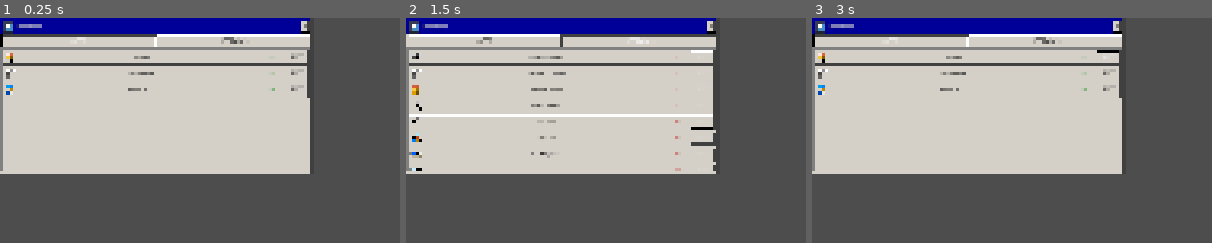
Above: before the commit, frames 1-3 (left to right).
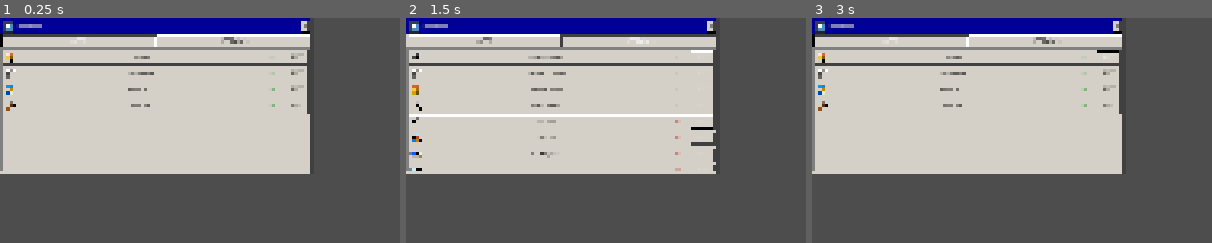
Above: after the commit, the same moments.

Repository: MatMaku/Window-Defender
Game: Godot game, scene res://Apps/Shop/ShopWindow.tscn
Same seed, same stepped clock (60 frames per second), same inputs: the game is played once before the commit and once after it. This scene is started directly instead of the project's main scene. The engine's default icon, where the game draws it, is replaced by a stand-in: a white triangle on a blue panel in a dark square.
Inputs:
- Up to frame 1 (0.25 s): no input
- Up to frame 2 (1.5 s): click "APPS" at 0.5 s; click "UPGRADES" at 1.25 s
- Up to frame 3 (3 s): click "APPS" at 2 s; click "BUY" at 2.75 s
The pictures show only the part of the screen within x 0-50%, y 0-50%; the shares and areas given below are measured in that part.

The runs differ from the first frame. In frame 1, 0.2% of the frame differs, in the area x 1-78%, y 35-43%; in frame 2, nothing differs; in frame 3, 0.2%.

Commit message:
Aplicación de reparar
Agregue aplicación para reparar o recuperar vida, del system

Diff:
--- /dev/null
+++ b/Apps/Repair/RepairProgram.tres
@@ -0,0 +1,15 @@
+[gd_resource type="Resource" script_class="ProgramData" format=3 uid="uid://cuduk7dmsm0p0"]
+
+[ext_resource type="Script" uid="uid://cwpxv30ekbea1" path="res://Data/Programs/ProgramData.gd" id="1_5xywu"]
+[ext_resource type="Texture2D" uid="uid://8qybrvb2uumv" path="res://Sprites/Icons/Repair Icon.png" id="1_tliij"]
+[ext_resource type="PackedScene" uid="uid://dwybj4306bdud" path="res://Apps/Repair/RepairWindow.tscn" id="3_hcf8f"]
+
+[resource]
+script = ExtResource("1_5xywu")
+program_id = &"Repair"
+display_name = "Repair.exe"
+icon = ExtResource("1_tliij")
+window_scene = ExtResource("3_hcf8f")
+default_window_size = Vector2(200, 220)
+ram_cost = 20
+metadata/_custom_type_script = "uid://cwpxv30ekbea1"
--- /dev/null
+++ b/Apps/Repair/RepairShortcut.tres
@@ -0,0 +1,9 @@
+[gd_resource type="Resource" script_class="DesktopShortcutData" format=3 uid="uid://lnhtjm1vljwe"]
+
+[ext_resource type="Resource" uid="uid://cuduk7dmsm0p0" path="res://Apps/Repair/RepairProgram.tres" id="1_jeqca"]
+[ext_resource type="Script" uid="uid://cyngw31l11lkj" path="res://Data/Programs/DesktopShortcutData.gd" id="1_me3c1"]
+
+[resource]
+script = ExtResource("1_me3c1")
+program_data = ExtResource("1_jeqca")
+metadata/_custom_type_script = "uid://cyngw31l11lkj"
--- /dev/null
+++ b/Apps/Repair/RepairWindow.tscn
@@ -0,0 +1,73 @@
+[gd_scene format=3 uid="uid://dwybj4306bdud"]
+
+[ext_resource type="PackedScene" uid="uid://hbauorlh8j83" path="res://Scenes/Windows/AppWindow.tscn" id="1_cxneh"]
+[ext_resource type="Texture2D" uid="uid://dbh1pn4nwcnxs" path="res://Sprites/Windows/Window_Base_Hollow.png" id="2_r2jqn"]
+[ext_resource type="Script" uid="uid://b2etegkg2lxh" path="res://Scripts/Repair/RepairWindow.gd" id="3_306rn"]
+[ext_resource type="FontFile" uid="uid://coh1q433hthle" path="res://Fonts/W95F.otf" id="3_a4lcm"]
+
+[sub_resource type="StyleBoxTexture" id="StyleBoxTexture_iwu7j"]
+texture = ExtResource("2_r2jqn")
+texture_margin_left = 5.0
+texture_margin_top = 5.0
+texture_margin_right = 5.0
+texture_margin_bottom = 5.0
+
+[sub_resource type="LabelSettings" id="LabelSettings_maugy"]
+font = ExtResource("3_a4lcm")
+font_size = 18
+font_color = Color(0, 0, 0, 1)
+
+[node name="AppWindow" unique_id=1098355527 instance=ExtResource("1_cxneh")]
+custom_minimum_size = Vector2(200, 220)
+custom_maximum_size = Vector2(200, 220)
+anchor_right = 0.078
+anchor_bottom = 0.15300001
+offset_right = 0.31999207
+offset_bottom = -0.32002258
+theme_override_styles/panel = SubResource("StyleBoxTexture_iwu7j")
+script = ExtResource("3_306rn")
+repair_area_path = NodePath("MainVBox/ContentRoot/RepairArea")
+repair_pulse_path = NodePath("MainVBox/ContentRoot/RepairArea/RepairPulse")
+status_label_path = NodePath("MainVBox/ContentRoot/RepairArea/StatusLabel")
+idle_text = "PLACE ON SYSTEM.EXE"
+repairing_text = "REPAIRING..."
+blocked_text = "CONTACT BLOCKED"
+full_text = "SYSTEM FULL"
+no_target_text = "NO SYSTEM TARGET"
+pulse_enabled = true
+pulse_duration = 0.42
+pulse_min_alpha = 0.18
+pulse_max_alpha = 0.75
+pulse_color = Color(0.15, 1, 0.35, 1)
+
+[node name="RepairArea" type="Control" parent="MainVBox/ContentRoot" parent_id_path=PackedInt32Array(651446137) index="0" unique_id=2087850473]
+unique_name_in_owner = true
+layout_mode = 2
+mouse_filter = 2
+
+[node name="RepairPulse" type="Panel" parent="MainVBox/ContentRoot/RepairArea" index="0" unique_id=1304874786]
+unique_name_in_owner = true
+visible = false
+layout_mode = 1
+anchors_preset = 15
+anchor_right = 1.0
+anchor_bottom = 1.0
+offset_top = -4.0
+grow_horizontal = 2
+grow_vertical = 2
+mouse_filter = 2
+
+[node name="StatusLabel" type="Label" parent="MainVBox/ContentRoot/RepairArea" index="1" unique_id=636546199]
+unique_name_in_owner = true
+layout_mode = 1
+anchors_preset = 12
+anchor_top = 1.0
+anchor_right = 1.0
+anchor_bottom = 1.0
+offset_top = -16.0
+grow_horizontal = 2
+grow_vertical = 0
+text = "PLACE ON SYSTEM.EXE"
+label_settings = SubResource("LabelSettings_maugy")
+horizontal_alignment = 1
+vertical_alignment = 1
--- a/Apps/Shop/ShopWindow.tscn
+++ b/Apps/Shop/ShopWindow.tscn
@@ -9,6 +9,7 @@
 [ext_resource type="Resource" uid="uid://c6wibp66c2w8f" path="res://Apps/Reload/ReloadProgram.tres" id="6_1aln8"]
 [ext_resource type="PackedScene" uid="uid://bcuwx5ca5kh6j" path="res://Apps/Shop/ShopOffer.tscn" id="6_13w5j"]
 [ext_resource type="FontFile" uid="uid://coh1q433hthle" path="res://Fonts/W95F.otf" id="7_13w5j"]
+[ext_resource type="Resource" uid="uid://cuduk7dmsm0p0" path="res://Apps/Repair/RepairProgram.tres" id="7_ijuus"]
 [ext_resource type="Resource" uid="uid://bhixx1qxewfq1" path="res://Upgrades/Damage.tres" id="8_1aln8"]
 [ext_resource type="Texture2D" uid="uid://t7xcsxm6ui6v" path="res://Sprites/Windows/Windows_Button.png" id="8_mmps8"]
 [ext_resource type="Resource" uid="uid://k5v8apaqigod" path="res://Upgrades/Resolution.tres" id="9_6yepn"]
@@ -43,6 +44,12 @@
 script = ExtResource("3_db2gu")
 offer_id = &"Reload"
 program_data = ExtResource("6_1aln8")
+metadata/_custom_type_script = "uid://dwpx0a6fvly2m"
+
+[sub_resource type="Resource" id="Resource_241qo"]
+script = ExtResource("3_db2gu")
+offer_id = &"Repair"
+program_data = ExtResource("7_ijuus")
 metadata/_custom_type_script = "uid://dwpx0a6fvly2m"
 
 [sub_resource type="StyleBoxTexture" id="StyleBoxTexture_y01op"]
@@ -81,7 +88,7 @@
 offset_right = 332.47986
 offset_bottom = 167.0
 script = ExtResource("2_q1p86")
-app_offers = Array[ExtResource("3_db2gu")]([SubResource("Resource_v3iwr"), SubResource("Resource_a4tqi"), SubResource("Resource_4qr77")])
+app_offers = Array[ExtResource("3_db2gu")]([SubResource("Resource_v3iwr"), SubResource("Resource_a4tqi"), SubResource("Resource_4qr77"), SubResource("Resource_241qo")])
 upgrade_offers = Array[ExtResource("5_lodkv")]([ExtResource("9_6yepn"), ExtResource("8_1aln8"), ExtResource("10_6ma4d") …(202 unchanged characters)…
 offer_row_scene = ExtResource("6_13w5j")
 hide_scrollbars = true
--- a/Scenes/Desktop/Desktop.tscn
+++ b/Scenes/Desktop/Desktop.tscn
@@ -24,6 +24,7 @@
 [ext_resource type="Script" uid="uid://dd7yu6x1g3p5b" path="res://Data/Stages/EnemySpawnStageData.gd" id="23_8y6pq"]
 [ext_resource type="Script" uid="uid://cio6x2ti3037n" path="res://Scripts/Shop/UpgradeManager.gd" id="24_swus7"]
 [ext_resource type="Resource" uid="uid://h6rb6t8pgsyo" path="res://Stages/Prueba/Stage 1.tres" id="24_ufff5"]
+[ext_resource type="Script" uid="uid://dvk48gcarpdf1" path="res://Scripts/Repair/RepairManager.gd" id="25_241qo"]
 [ext_resource type="Resource" uid="uid://b8scfei2twj8s" path="res://Stages/Prueba/Stage 2.tres" id="25_hbweu"]
 [ext_resource type="Resource" uid="uid://dp0guf8yrk8y3" path="res://Stages/Prueba/Stage 3.tres" id="26_actuf"]
 
@@ -118,6 +119,12 @@
 unique_name_in_owner = true
 script = ExtResource("24_swus7")
 
+[node name="RepairManager" type="Node" parent="Managers" unique_id=1247188357 node_paths=PackedStringArray("window_manager", "system_manager")]
+unique_name_in_owner = true
+script = ExtResource("25_241qo")
+window_manager = NodePath("../WindowManager")
+system_manager = NodePath("../SystemManager")
+
 [node name="Wallpaper" type="TextureRect" parent="." unique_id=1808162104]
 z_index = -1
 layout_mode = 1
--- /dev/null
+++ b/Scripts/Repair/RepairManager.gd
@@ -0,0 +1,403 @@
+extends Node
+class_name RepairManager
+
+enum RepairStatus {
+	NO_WINDOW,
+	NO_TARGET,
+	NO_CONTACT,
+	BLOCKED,
+	FULL,
+	REPAIRING
+}
+
+signal repair_started
+signal repair_stopped
+signal repair_tick(healed_amount: float)
+
+@export var window_manager: WindowManager
+@export var system_manager: SystemManager
+
+@export_category("Repair")
+
+@export_range(0.01, 100.0, 0.01)
+var repair_percent_per_tick: float = 1.0
+
+@export_range(0.05, 30.0, 0.05)
+var repair_tick_interval: float = 5.0
+
+@export_range(0.0, 9999.0, 1.0)
+var minimum_contact_area: float = 16.0
+
+@export_category("Block Check")
+
+@export var any_window_blocks_contact: bool = true
+
+@export_range(0.0, 20.0, 0.5)
+var contact_sample_inset: float = 2.0
+
+var _repair_window: RepairWindow
+var _repair_tick_elapsed: float = 0.0
+var _was_repairing: bool = false
+
+
+func _ready() -> void:
+	_resolve_references()
+
+	if not _validate_dependencies():
+		return
+
+	_connect_signals()
+	_register_existing_repair_window()
+
+
+func _process(delta: float) -> void:
+	_update_repair(delta)
+
+
+# ================================================================
+# SETUP
+# ================================================================
+
+func _resolve_references() -> void:
+	if window_manager == null:
+		window_manager = (
+			get_node_or_null("../WindowManager")
+			as WindowManager
+		)
+
+	if system_manager == null:
+		system_manager = (
+			get_node_or_null("../SystemManager")
+			as SystemManager
+		)
+
+
+func _validate_dependencies() -> bool:
+	if window_manager == null:
+		push_error("RepairManager requires a WindowManager reference.")
+		return false
+
+	if system_manager == null:
+		push_error("RepairManager requires a SystemManager reference.")
+		return false
+
+	return true
+
+
+func _connect_signals() -> void:
+	if not window_manager.window_opened.is_connected(
+		_on_window_opened
+	):
+		window_manager.window_opened.connect(
+			_on_window_opened
+		)
+
+	if not window_manager.window_closed.is_connected(
+		_on_window_closed
+	):
+		window_manager.window_closed.connect(
+			_on_window_closed
+		)
+
+
+func _register_existing_repair_window() -> void:
+	if window_manager.window_layer == null:
+		return
+
+	for child: Node in window_manager.window_layer.get_children():
+		var repair_window: RepairWindow = child as RepairWindow
+
+		if repair_window == null:
+			continue
+
+		_bind_repair_window(repair_window)
+		return
+
+
+# ================================================================
+# WINDOW BINDING
+# ================================================================
+
+func _on_window_opened(
+	window: AppWindow,
+	_program_data: ProgramData
+) -> void:
+	var repair_window: RepairWindow = window as RepairWindow
+
+	if repair_window == null:
+		return
+
+	_bind_repair_window(repair_window)
+
+
+func _on_window_closed(window: AppWindow) -> void:
+	if window != _repair_window:
+		return
+
+	_set_repairing(false)
+
+	_repair_window = null
+	_repair_tick_elapsed = 0.0
+
+
+func _bind_repair_window(window: RepairWindow) -> void:
+	if _repair_window == window:
+		return
+
+	_repair_window = window
+	_repair_window.blocks_shots = true
+
+	_repair_tick_elapsed = 0.0
+	_update_repair_presentation(
+		_get_repair_status()
+	)
+
+
+# ================================================================
+# REPAIR LOOP
+# ================================================================
+
+func _update_repair(delta: float) -> void:
+	var status: int = _get_repair_status()
+
+	_update_repair_presentation(status)
+
+	if status != RepairStatus.REPAIRING:
+		_repair_tick_elapsed = 0.0
+		_set_repairing(false)
+		return
+
+	_set_repairing(true)
+
+	_repair_tick_elapsed += delta
+
+	while _repair_tick_elapsed >= repair_tick_interval:
+		_repair_tick_elapsed -= repair_tick_interval
+
+		var healed_amount: float = (
+			system_manager.heal_system(
+				_get_repair_amount_for_tick()
+			)
+		)
+
+		if healed_amount <= 0.0:
+			break
+
+		repair_tick.emit(healed_amount)
+
+
+func _set_repairing(active: bool) -> void:
+	if _was_repairing == active:
+		return
+
+	_was_repairing = active
+
+	if _was_repairing:
+		repair_started.emit()
+	else:
+		repair_stopped.emit()
+
+
+func _get_repair_status() -> int:
+	if not is_instance_valid(_repair_window):
+		return RepairStatus.NO_WINDOW
+
+	var system_executable: DesktopExecutable = (
+		system_manager.get_system_executable()
+	)
+
+	if not is_instance_valid(system_executable):
+		return RepairStatus.NO_TARGET
+
+	var repair_rect: Rect2 = (
+		_repair_window.get_repair_global_rect()
+	)
+
+	var system_rect: Rect2 = (
+		system_executable.get_global_rect()
+	)
+
+	var contact_rect: Rect2 = _get_rect_intersection(
+		repair_rect,
+		system_rect
+	)
+
+	if not _has_valid_contact(contact_rect):
+		return RepairStatus.NO_CONTACT
+
+	if _is_contact_blocked(contact_rect):
+		return RepairStatus.BLOCKED
+
+	if GameState.current_system_integrity >= GameState.max_system_integrity:
+		return RepairStatus.FULL
+
+	return RepairStatus.REPAIRING
+
+
+func _update_repair_presentation(status: int) -> void:
+	if not is_instance_valid(_repair_window):
+		return
+
+	match status:
+		RepairStatus.NO_TARGET:
+			_repair_window.present_no_target()
+
+		RepairStatus.NO_CONTACT:
+			_repair_window.present_idle()
+
+		RepairStatus.BLOCKED:
+			_repair_window.present_blocked()
+
+		RepairStatus.FULL:
+			_repair_window.present_full()
+
+		RepairStatus.REPAIRING:
+			_repair_window.present_repairing()
+
+		_:
+			_repair_window.present_idle()
+
+func _get_repair_amount_for_tick() -> float:
+	var max_integrity: float = maxf(
+		1.0,
+		GameState.max_system_integrity
+	)
+
+	return max_integrity * (
+		repair_percent_per_tick / 100.0
+	)
+
+# ================================================================
+# CONTACT CHECK
+# ================================================================
+
+func _has_valid_contact(contact_rect: Rect2) -> bool:
+	if contact_rect.size.x <= 0.0:
+		return false
+
+	if contact_rect.size.y <= 0.0:
+		return false
+
+	var contact_area: float = (
+		contact_rect.size.x
+		* contact_rect.size.y
+	)
+
+	return contact_area >= minimum_contact_area
+
+
+func _get_rect_intersection(
+	first_rect: Rect2,
+	second_rect: Rect2
+) -> Rect2:
+	var intersection_position: Vector2 = Vector2(
+		maxf(
+			first_rect.position.x,
+			second_rect.position.x
+		),
+		maxf(
+			first_rect.position.y,
+			second_rect.position.y
+		)
+	)
+
+	var intersection_end: Vector2 = Vector2(
+		minf(
+			first_rect.end.x,
+			second_rect.end.x
+		),
+		minf(
+			first_rect.end.y,
+			second_rect.end.y
+		)
+	)
+
+	var intersection_size: Vector2 = (
+		intersection_end - intersection_position
+	)
+
+	if intersection_size.x <= 0.0 or intersection_size.y <= 0.0:
+		return Rect2()
+
+	return Rect2(
+		intersection_position,
+		intersection_size
+	)
+
+
+func _is_contact_blocked(contact_rect: Rect2) -> bool:
+	if not any_window_blocks_contact:
+		return false
+
+	if window_manager.window_layer == null:
+		return false
+
+	var sample_points: Array[Vector2] = (
+		_get_contact_sample_points(contact_rect)
+	)
+
+	if sample_points.is_empty():
+		return true
+
+	for point: Vector2 in sample_points:
+		if not _is_contact_point_blocked(point):
+			return false
+
+	return true
+
+
+func _is_contact_point_blocked(global_point: Vector2) -> bool:
+	if window_manager.window_layer == null:
+		return false
+
+	for child: Node in window_manager.window_layer.get_children():
+		var candidate: AppWindow = child as AppWindow
+
+		if candidate == null:
+			continue
+
+		if candidate == _repair_window:
+			continue
+
+		if not candidate.is_visible_in_tree():
+			continue
+
+		if candidate.get_global_rect().has_point(global_point):
+			return true
+
+	return false
+
+
+func _get_contact_sample_points(
+	contact_rect: Rect2
+) -> Array[Vector2]:
+	var points: Array[Vector2] = []
+
+	var inset: float = minf(
+		contact_sample_inset,
+		minf(
+			contact_rect.size.x,
+			contact_rect.size.y
+		) * 0.45
+	)
+
+	var left: float = contact_rect.position.x + inset
+	var right: float = contact_rect.end.x - inset
+	var top: float = contact_rect.position.y + inset
+	var bottom: float = contact_rect.end.y - inset
+
+	var center: Vector2 = contact_rect.get_center()
+
+	points.append(center)
+
+	points.append(Vector2(left, top))
+	points.append(Vector2(right, top))
+	points.append(Vector2(left, bottom))
+	points.append(Vector2(right, bottom))
+
+	points.append(Vector2(center.x, top))
+	points.append(Vector2(center.x, bottom))
+	points.append(Vector2(left, center.y))
+	points.append(Vector2(right, center.y))
+
+	return points
--- /dev/null
+++ b/Scripts/Repair/RepairWindow.gd
@@ -0,0 +1,243 @@
+extends AppWindow
+class_name RepairWindow
+
+enum RepairPresentationState {
+	IDLE,
+	REPAIRING,
+	BLOCKED,
+	FULL,
+	NO_TARGET
+}
+
+@export_category("Node Paths")
+
+@export var repair_area_path: NodePath = (
+	^"MainVBox/ContentRoot/RepairArea"
+)
+
+@export var repair_pulse_path: NodePath = (
+	^"MainVBox/ContentRoot/RepairArea/RepairPulse"
+)
+
+@export var status_label_path: NodePath = (
+	^"MainVBox/ContentRoot/RepairArea/StatusLabel"
+)
+
+@export_category("Status Text")
+
+@export var idle_text: String = "PLACE ON SYSTEM.EXE"
+@export var repairing_text: String = "REPAIRING..."
+@export var blocked_text: String = "CONTACT BLOCKED"
+@export var full_text: String = "SYSTEM FULL"
+@export var no_target_text: String = "NO SYSTEM TARGET"
+
+@export_category("Pulse")
+
+@export var pulse_enabled: bool = true
+
+@export_range(0.05, 2.0, 0.01)
+var pulse_duration: float = 0.42
+
+@export_range(0.0, 1.0, 0.01)
+var pulse_min_alpha: float = 0.18
+
+@export_range(0.0, 1.0, 0.01)
+var pulse_max_alpha: float = 0.75
+
+@export var pulse_color: Color = Color(0.15, 1.0, 0.35, 1.0)
+
+@onready var repair_area: Control = (
+	get_node_or_null(repair_area_path)
+	as Control
+)
+
+@onready var repair_pulse: Control = (
+	get_node_or_null(repair_pulse_path)
+	as Control
+)
+
+@onready var status_label: Label = (
+	get_node_or_null(status_label_path)
+	as Label
+)
+
+var _presentation_state: int = RepairPresentationState.IDLE
+var _pulse_tween: Tween
+
+
+func _ready() -> void:
+	super._ready()
+
+	blocks_shots = true
+
+	_configure_repair_area()
+	_configure_repair_pulse()
+	_configure_status_label()
+
+	present_idle()
+
+
+func get_repair_global_rect() -> Rect2:
+	if repair_area != null:
+		return repair_area.get_global_rect()
+
+	return get_global_rect()
+
+
+func present_idle() -> void:
+	_set_presentation_state(
+		RepairPresentationState.IDLE,
+		idle_text,
+		false
+	)
+
+
+func present_repairing() -> void:
+	_set_presentation_state(
+		RepairPresentationState.REPAIRING,
+		repairing_text,
+		true
+	)
+
+
+func present_blocked() -> void:
+	_set_presentation_state(
+		RepairPresentationState.BLOCKED,
+		blocked_text,
+		false
+	)
+
+
+func present_full() -> void:
+	_set_presentation_state(
+		RepairPresentationState.FULL,
+		full_text,
+		false
+	)
+
+
+func present_no_target() -> void:
+	_set_presentation_state(
+		RepairPresentationState.NO_TARGET,
+		no_target_text,
+		false
+	)
+
+
+func _configure_repair_area() -> void:
+	if repair_area == null:
+		return
+
+	repair_area.mouse_filter = Control.MOUSE_FILTER_IGNORE
+
+
+func _configure_repair_pulse() -> void:
+	if repair_pulse == null:
+		return
+
+	repair_pulse.mouse_filter = Control.MOUSE_FILTER_IGNORE
+	repair_pulse.visible = false
+	repair_pulse.modulate = Color(
+		1.0,
+		1.0,
+		1.0,
+		pulse_min_alpha
+	)
+
+	var pulse_panel: Panel = repair_pulse as Panel
+
+	if pulse_panel == null:
+		return
+
+	var style_box: StyleBoxFlat = StyleBoxFlat.new()
+
+	style_box.bg_color = Color(
+		pulse_color.r,
+		pulse_color.g,
+		pulse_color.b,
+		0.04
+	)
+
+	style_box.border_color = pulse_color
+	style_box.set_border_width_all(2)
+	style_box.set_corner_radius_all(2)
+
+	pulse_panel.add_theme_stylebox_override(
+		"panel",
+		style_box
+	)
+
+
+func _configure_status_label() -> void:
+	if status_label == null:
+		return
+
+	status_label.mouse_filter = Control.MOUSE_FILTER_IGNORE
+	status_label.horizontal_alignment = HORIZONTAL_ALIGNMENT_CENTER
+	status_label.vertical_alignment = VERTICAL_ALIGNMENT_CENTER
+
+
+func _set_presentation_state(
+	new_state: int,
+	status_text: String,
+	should_pulse: bool
+) -> void:
+	if _presentation_state == new_state:
+		return
+
+	_presentation_state = new_state
+
+	if status_label != null:
+		status_label.text = status_text
+
+	if should_pulse:
+		_start_repair_pulse()
+	else:
+		_stop_repair_pulse()
+
+
+func _start_repair_pulse() -> void:
+	if not pulse_enabled:
+		return
+
+	if repair_pulse == null:
+		return
+
+	repair_pulse.visible = true
+
+	if _pulse_tween != null and _pulse_tween.is_running():
+		return
+
+	repair_pulse.modulate = Color(
+		1.0,
+		1.0,
+		1.0,
+		pulse_min_alpha
+	)
+
+	_pulse_tween = create_tween()
+	_pulse_tween.set_loops()
+
+	_pulse_tween.tween_property(
+		repair_pulse,
+		"modulate:a",
+		pulse_max_alpha,
+		pulse_duration
+	).set_trans(Tween.TRANS_SINE).set_ease(Tween.EASE_IN_OUT)
+
+	_pulse_tween.tween_property(
+		repair_pulse,
+		"modulate:a",
+		pulse_min_alpha,
+		pulse_duration
+	).set_trans(Tween.TRANS_SINE).set_ease(Tween.EASE_IN_OUT)
+
+
+func _stop_repair_pulse() -> void:
+	if _pulse_tween != null and _pulse_tween.is_running():
+		_pulse_tween.kill()
+
+	if repair_pulse == null:
+		return
+
+	repair_pulse.visible = false
Not shown, added: Scripts/Repair/RepairManager.gd.uid
Not shown, added: Scripts/Repair/RepairWindow.gd.uid
Binary file added: Sprites/Icons/Repair Icon.png
Not shown, added: Sprites/Icons/Repair Icon.png.import
